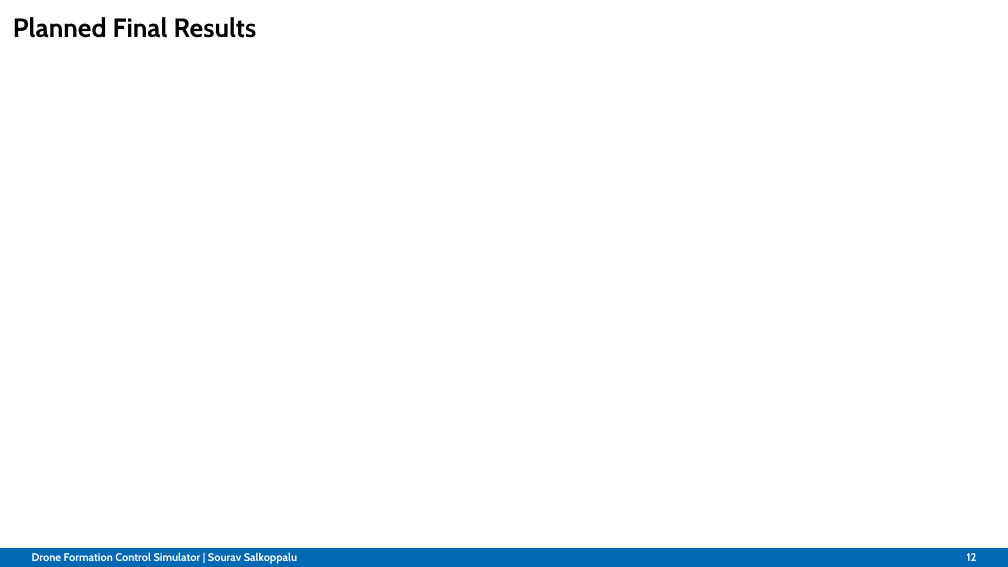
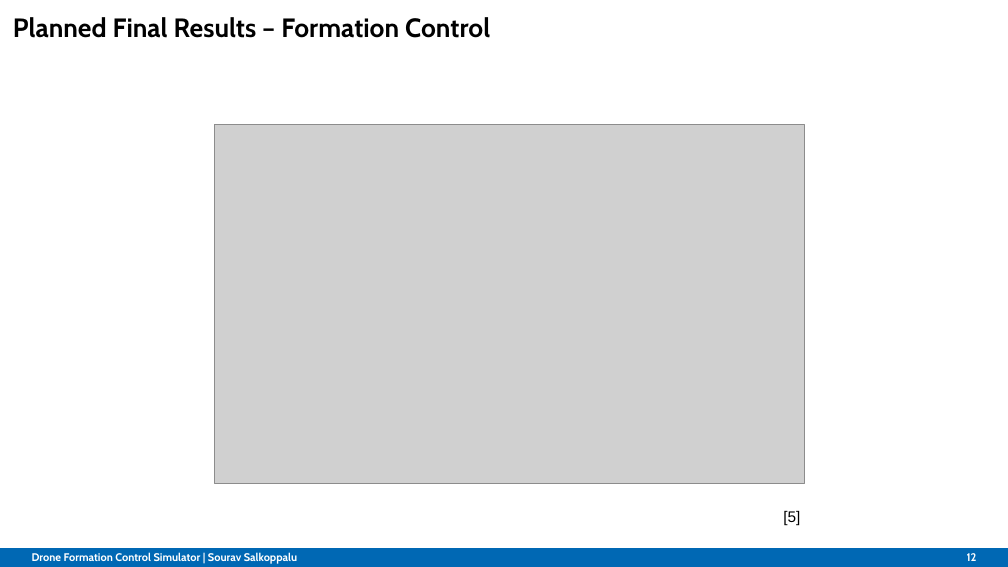
Before and after one commit to Belvin7/Drone_Project_personal-, a slide deck: slide 12 of AMS_Intermediate_Presentation.odp. Drawn at 1008x567 pixels with LibreOffice and Linux fonts; fonts in the diff are those of the drawing; grey boxes stand for pictures; background and template pictures are left out. Boxes give left, top, right and bottom in pixels: in the first picture for what was removed or moved away, otherwise in the second. Text is boxed around its words. In the diff, an @@ line names an element or a change of style, - is before the commit and + after.

```diff
--- a/AMS_Intermediate_Presentation.odp
+++ b/AMS_Intermediate_Presentation.odp
@@ title at [13, 17, 490, 38]: text changed @@
-Planned Final Results
+Planned Final Results – Formation Control
@@ picture added at [215, 124, 804, 484] @@
@@ text added at [783, 511, 800, 525], 11 pt, text #000000 @@
+[5]
```
Also in this commit, not shown: 1 other slide changed.
